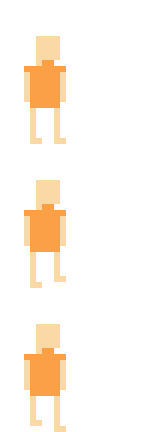
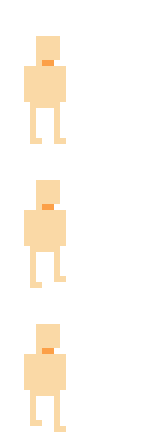
The second w=144, h=432 image is a revision of the first. Changes to its layers:
painted on "Background" over [24, 66, 66, 396]
